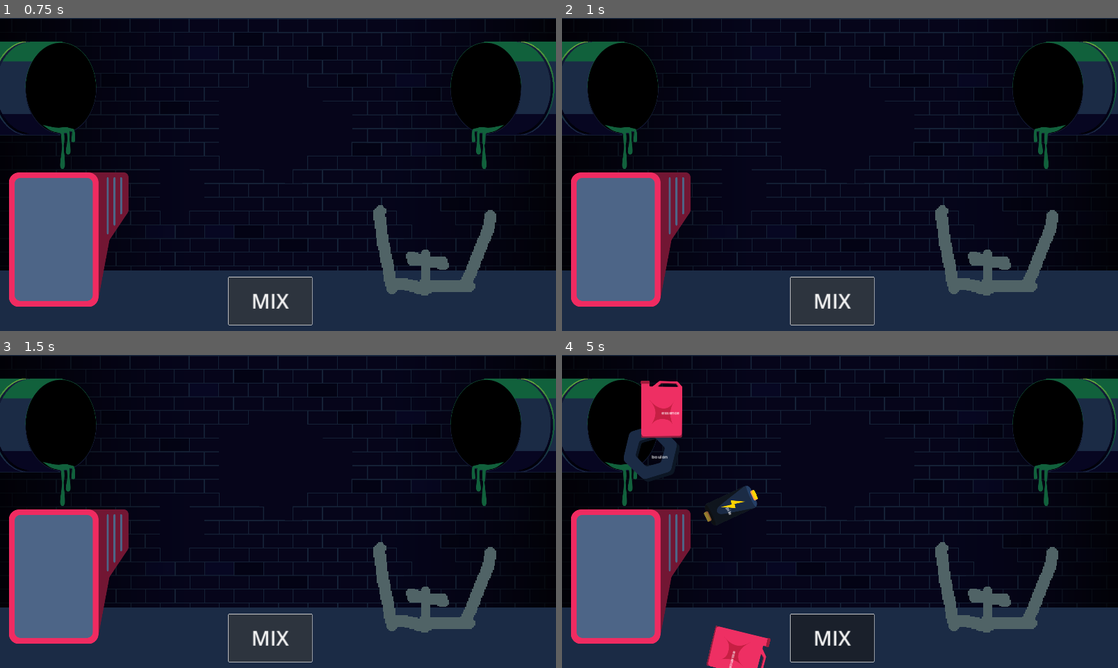
Above: before the commit, frames 1-4 (two rows, left to right).
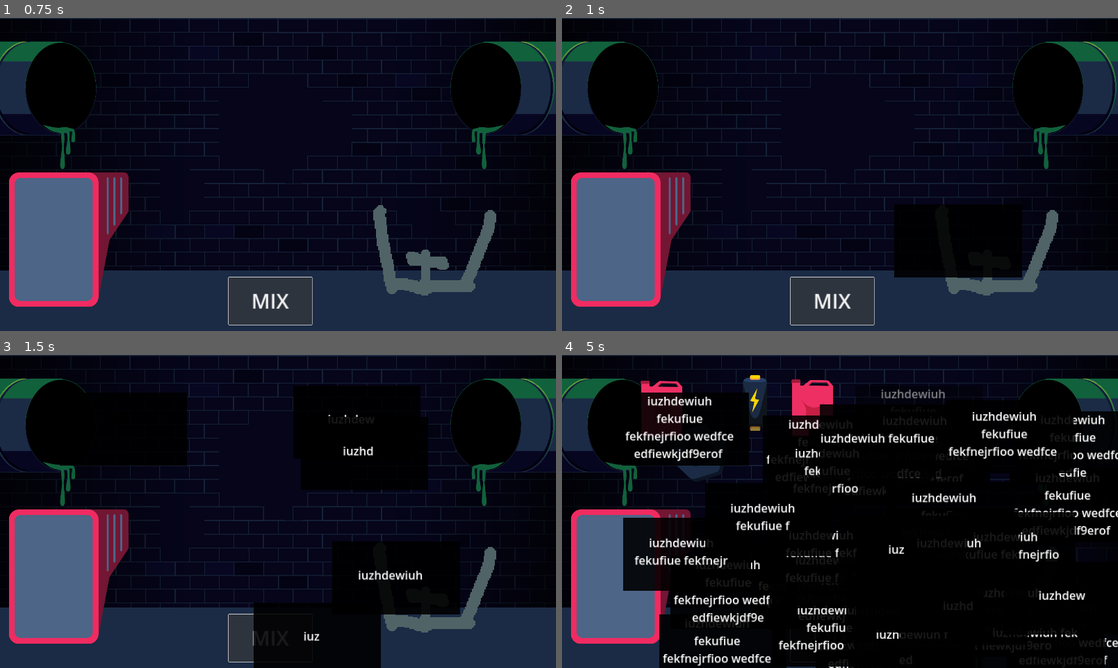
Above: after the commit, the same moments.

Repository: Daxidz/orbital-5-cyberpunk
Game: Godot game, scene res://src/main.tscn
Same seed, same stepped clock (60 frames per second), same inputs: the game is played once before the commit and once after it. The engine's default icon, where the game draws it, is replaced by a stand-in: a white triangle on a blue panel in a dark square.
Inputs (mouse positions are in pixels of both pictures, inside the frame that each line leads up to):
- Up to frame 1 (0.75 s): click "MIX" at 0.5 s
- Up to frame 2 (1 s): no input
- Up to frame 3 (1.5 s): click "MIX" at 1.25 s
- Up to frame 4 (5 s): click "MIX" at 2 s; move the mouse to (667, 408) at 2.77 s; press the mouse at (667, 408) at 2.78 s; move the mouse to (656, 401) at 3.52 s; release the mouse at (656, 401) at 3.53 s; click (656, 401) at 3.6 s; move the mouse to (650, 452) at 4.27 s; press the mouse at (650, 452) at 4.28 s

Frame 1 is identical in both runs. In frame 2, 1.6% of the frame differs, in the area x 59-83%, y 59-83%; in frame 3, 9.8%; in frame 4, 48%, in the area x 10-100%, y 6-100%.

Commit message:
textboxes working

Diff:
--- a/src/Ingredient.tscn
+++ b/src/Ingredient.tscn
@@ -29,6 +29,7 @@
 shape = SubResource("RectangleShape2D_wy5nv")
 
 [node name="Label" type="Label" parent="."]
+visible = false
 offset_right = 40.0
 offset_bottom = 23.0
 
--- /dev/null
+++ b/src/TextBoxesManager.gd
@@ -0,0 +1,18 @@
+extends Node2D
+
+@onready var TextBox = preload("res://src/textbox.tscn")
+
+func _ready():
+	$Timer.start(0)
+
+
+
+func _on_timer_timeout():
+	var tb = TextBox.instantiate()
+
+	tb.position = Vector2(randf_range(200, 1700), randf_range(100, 900))
+	tb.text = "iuzhdewiuh fekufiue fekfnejrfioo wedfce edfiewkjdf9erof "
+	add_child(tb)
+
+
+	$Timer.start(0.1)
--- a/src/main.tscn
+++ b/src/main.tscn
@@ -9,6 +9,7 @@
 [ext_resource type="Texture2D" uid="uid://li7egooj1puj" path="res://res/img/tuyau.svg" id="8_wht4i"]
 [ext_resource type="Texture2D" uid="uid://b54ukeo1sasxe" path="res://res/img/ecran.svg" id="9_6wdqx"]
 [ext_resource type="PackedScene" uid="uid://5unhdvcfbxs3" path="res://src/recipe_panel.tscn" id="9_rft4q"]
+[ext_resource type="PackedScene" uid="uid://nf8sr3ityc52" path="res://src/text_boxes_manager.tscn" id="10_s6m7u"]
 
 [sub_resource type="AudioStream" id="AudioStream_v25gu"]
 
@@ -132,5 +133,7 @@
 [node name="RecipePanel" parent="." instance=ExtResource("9_rft4q")]
 visible = false
 
+[node name="TextBoxesManager" parent="." instance=ExtResource("10_s6m7u")]
+
 [connection signal="pressed" from="Button" to="." method="_on_button_pressed"]
 [connection signal="timeout" from="TapisIngredients/Timer" to="TapisIngredients" method="_on_timer_timeout"]
--- /dev/null
+++ b/src/text_boxes_manager.tscn
@@ -0,0 +1,10 @@
+[gd_scene load_steps=2 format=3 uid="uid://nf8sr3ityc52"]
+
+[ext_resource type="Script" path="res://src/TextBoxesManager.gd" id="1_nikbt"]
+
+[node name="TextBoxesManager" type="Node2D"]
+script = ExtResource("1_nikbt")
+
+[node name="Timer" type="Timer" parent="."]
+
+[connection signal="timeout" from="Timer" to="." method="_on_timer_timeout"]
--- a/src/textbox.gd
+++ b/src/textbox.gd
@@ -1,9 +1,9 @@
 extends Node2D
 
-var text: String = "fiurhidrfjéi"
+@export var text: String = "fiurhidrfjé ferf fer fer  erfeferferf ferferfer ergergf ei"
 
 @onready var label: Label = $Label
-@export var text_speed: float = 17
+@export var text_speed: float = 25
 
 var text_size: int
 
@@ -11,8 +11,12 @@
 func _ready():
 	visible = false
 	label.text = text
-	$ColorRect.size = label.size
-	label.position = position + Vector2(40,20)
+#	await get_tree().create_timer(1).timeout
+	label.visible_ratio = 1.0
+	print(label.size)
+	print(label.text)
+	$ColorRect.size = label.size+ Vector2(40,20)
+#	label.position = position + Vector2(20,10)
 	label.visible_characters = 0
 	text_size =label.get_total_character_count()
 	visible = true
@@ -30,7 +34,7 @@
 
 func _on_destroy_timer_timeout():
 	var tween = create_tween()
-	tween.tween_property(self, "modulate", Color(1,1,1,0),0.2).set_ease(Tween.EASE_IN_OUT)
+	tween.tween_property(self, "modulate", Color(1,1,1,0),0.2)
 	tween.finished.connect(_on_Tween_finished)
 	tween.play()
 
--- a/src/textbox.tscn
+++ b/src/textbox.tscn
@@ -5,20 +5,25 @@
 [node name="TextBox" type="Node2D"]
 script = ExtResource("1_xm74n")
 
+[node name="ColorRect" type="ColorRect" parent="."]
+z_index = 1
+anchors_preset = 10
+anchor_right = 1.0
+grow_horizontal = 2
+color = Color(0, 0, 0, 0.890196)
+
 [node name="Label" type="Label" parent="."]
-custom_minimum_size = Vector2(200, 100)
+z_index = 1
+custom_minimum_size = Vector2(400, 0)
 anchors_preset = -1
 anchor_right = 1.0
 anchor_bottom = 1.015
-offset_left = 20.0
-offset_right = 220.0
-offset_bottom = 638.0
+offset_right = 400.0
+offset_bottom = 232.0
 theme_override_font_sizes/font_size = 40
-text = "cdscdsfc fdcs dcdsc  sd csdccc dfs dcdcsxsxsaasxasx xassxsxaxa sasx cxsdsdcdsc "
+horizontal_alignment = 1
+vertical_alignment = 1
 autowrap_mode = 3
-
-[node name="ColorRect" type="ColorRect" parent="."]
-color = Color(0, 0, 0, 0.890196)
 
 [node name="Timer" type="Timer" parent="."]
 
Not shown: 1 places in src/main.tscn that only renumber resources
